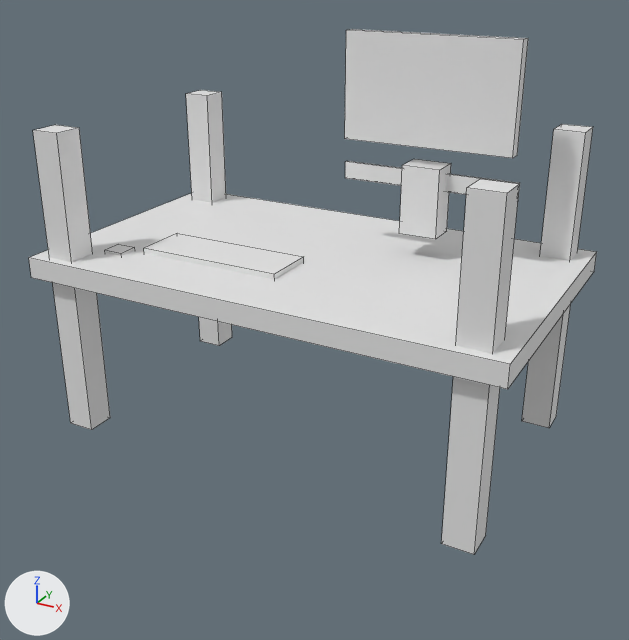
An edit to the OBJ model unity/Assets/Art/Generated/campus-kit/prop-desk.obj, drawn before and after from the same camera.
One viewpoint serves both versions: a 50 mm lens placed at (0.934, -1.703, 1.498), pointed at (0.013, -0.028, 0.661). The lights are fixed; the arrows at lower left show +X, +Y and +Z. The first picture is the older version. Mesh edges are drawn as thin lines. Where no turn or scale is listed for an object, it has been applied to the vertices.

Objects in the first picture: 'prop-desk'.
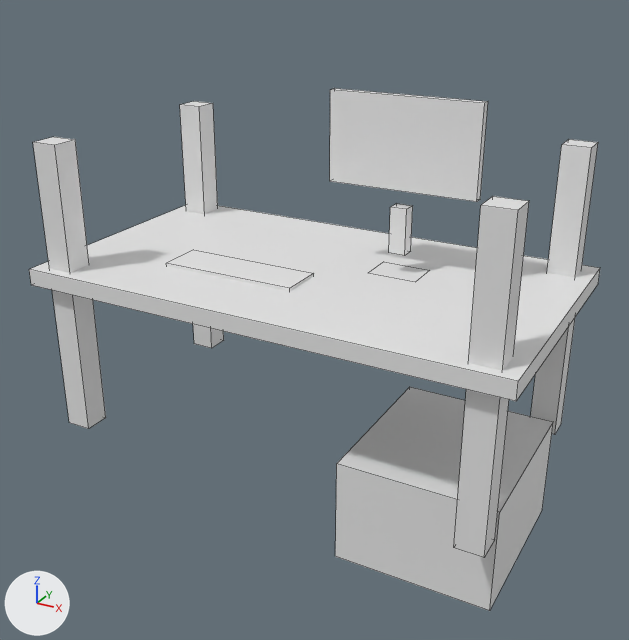
Boxes [x1, y1, x2, y2] around the edits, measured in the pictures (629 x 640 px; the box of a moved part takes in the faces that stretch with it):
'prop-desk', reshaped
    before: [29, 29, 597, 554]
    after: [29, 88, 600, 611]
part 1 of me_prop_desk, moved or reshaped
    before: [186, 90, 232, 346]
    after: [180, 101, 224, 348]
part 2 of me_prop_desk, moved or reshaped
    before: [522, 124, 593, 428]
    after: [531, 139, 598, 435]
part 3 of me_prop_desk, moved or reshaped
    before: [33, 125, 110, 430]
    after: [33, 137, 106, 429]
part 4 of me_prop_desk, moved or reshaped
    before: [441, 179, 520, 554]
    after: [454, 196, 529, 558]
part 5 of me_prop_desk, moved or reshaped
    before: [144, 233, 304, 279]
    after: [335, 387, 553, 611]
part 6 of me_prop_desk, moved or reshaped (not visible before)
    after: [166, 250, 314, 291]
part 7 of me_prop_desk, moved or reshaped (not visible afterwards)
    before: [399, 159, 451, 239]
part 8 of me_prop_desk, moved or reshaped
    before: [345, 29, 528, 158]
    after: [389, 203, 413, 256]
part 9 of me_prop_desk, moved or reshaped
    before: [345, 161, 520, 197]
    after: [330, 88, 488, 202]
part 10 of me_prop_desk, moved or reshaped (not visible afterwards)
    before: [105, 244, 135, 256]
part 11 of me_prop_desk, moved or reshaped
    before: [29, 193, 597, 389]
    after: [29, 205, 600, 401]

Diff of the bpy script that builds the scene:
```diff
--- a/unity/Assets/Art/Generated/campus-kit/prop-desk.obj.py
+++ b/unity/Assets/Art/Generated/campus-kit/prop-desk.obj.py
@@ me_prop_desk @@
 # used by ob_prop_desk; location = (0.0, 0.0, 0.0)
-me_prop_desk.from_pydata(...)  # 88 vertices, 66 faces; spans x -0.575..0.575, y -0.34..0.34, z 0.37..1.31
+me_prop_desk.from_pydata(...)  # 88 vertices, 66 faces; spans x -0.59..0.59, y -0.33..0.33, z 0.15..1.185
+# me_prop_desk part 1: the loose piece of 8 vertices spanning x -0.535..-0.465, y 0.245..0.315, z 0.37..1.11 is scaled about its middle by (0.929, 0.929, 0.973), then moved by (-0.02, -0.01, -0.02)
+# me_prop_desk part 2: the loose piece of 8 vertices spanning x 0.465..0.535, y 0.245..0.315, z 0.37..1.11 is scaled about its middle by (0.929, 0.929, 0.973), then moved by (0.02, -0.01, -0.02)
+# me_prop_desk part 3: the loose piece of 8 vertices spanning x -0.535..-0.465, y -0.315..-0.245, z 0.37..1.11 is scaled about its middle by (0.929, 0.929, 0.973), then moved by (-0.02, 0.01, -0.02)
+# me_prop_desk part 4: the loose piece of 8 vertices spanning x 0.465..0.535, y -0.315..-0.245, z 0.37..1.11 is scaled about its middle by (0.929, 0.929, 0.973), then moved by (0.02, 0.01, -0.02)
+# me_prop_desk part 5: the loose piece of 8 vertices spanning x -0.36..0.0, y -0.185..-0.055, z 0.802..0.827 is scaled about its middle by (1.06, 3.23, 10.4), then moved by (0.54, 0.12, -0.535)
+# me_prop_desk part 6: the loose piece of 8 vertices spanning x 0.25..0.39, y -0.22..-0.06, z 0.794..0.802 is scaled about its middle by (2.43, 0.687, 2.25), then moved by (-0.47, 0.04, -0.02)
+# me_prop_desk part 7: the loose piece of 8 vertices spanning x 0.175..0.265, y 0.085..0.155, z 0.87..1.03 is scaled about its middle by (1.33, 1.29, 0.075), then moved by (-0.04, -0.04, -0.178)
+# me_prop_desk part 8: the loose piece of 8 vertices spanning x 0.02..0.42, y 0.104..0.136, z 1.07..1.31 is scaled about its middle by (0.1, 1.09, 0.458), then moved by (-0.04, -0.04, -0.308)
+# me_prop_desk part 9: the loose piece of 8 vertices spanning x 0.01..0.43, y 0.13..0.14, z 0.97..1.01 is scaled about its middle by (0.857, 2.2, 5.25), then moved by (-0.04, -0.055, 0.09)
+# me_prop_desk part 10: the loose piece of 8 vertices spanning x -0.445..-0.395, y -0.225..-0.175, z 0.8..0.82 is scaled about its middle by (6.4, 0.16, 8.5), then moved by (0.6, 0.295, 0.25)
+# me_prop_desk part 11: 8 of 88 vertices moved; they spanned x -0.575..0.575, y -0.34..0.34, z 0.765..0.815 and now span x -0.59..0.59, y -0.33..0.33, z 0.74..0.78; mean shift (0.0, 0.0, -0.03); largest move (-0.575, 0.34, 0.815) -> (-0.59, 0.33, 0.78)
```
